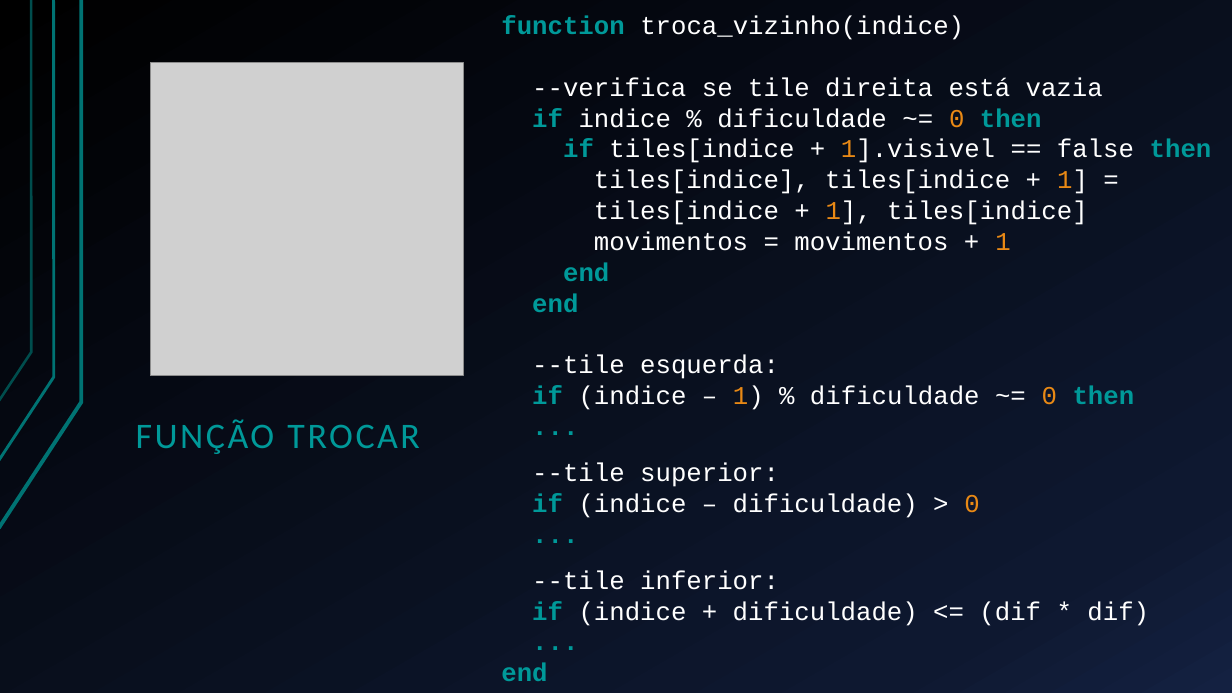
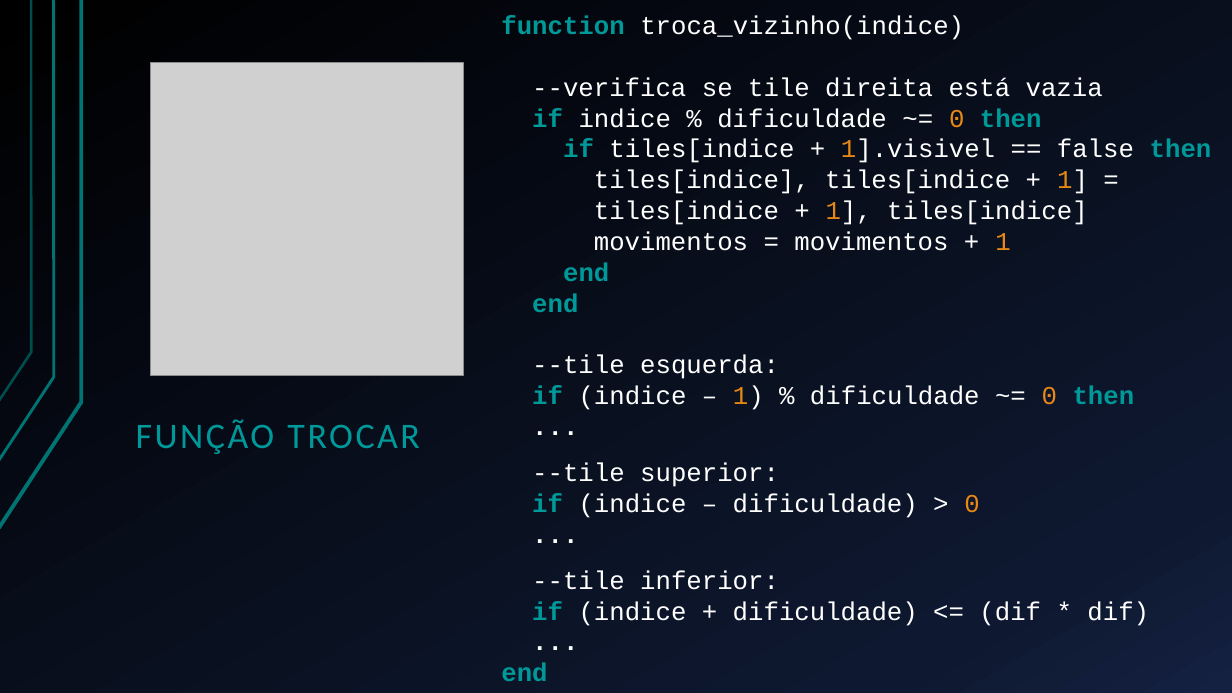
Before and after one commit to Esduard/INF1031-SLIDING_PUZZLE, a slide deck: slide 8 of Apresentação/Deslize.pptx. Drawn at 1232x693 pixels with LibreOffice and Linux fonts; fonts in the diff are those of the drawing; grey boxes stand for pictures. Boxes give left, top, right and bottom in pixels: in the first picture for what was removed or moved away, otherwise in the second. Text is boxed around its words. In the diff, an @@ line names an element or a change of style, - is before the commit and + after.

```diff
--- a/Apresentação/Deslize.pptx
+++ b/Apresentação/Deslize.pptx
@@ text "function troca_vizinho(indice)" at (x1=501, y1=15, x2=1212, y2=681): text colour #009999 to #FFFFFF in "...", "...", "..." @@
```
Also in this commit, not shown: 2 other slides changed, 1 other file.
